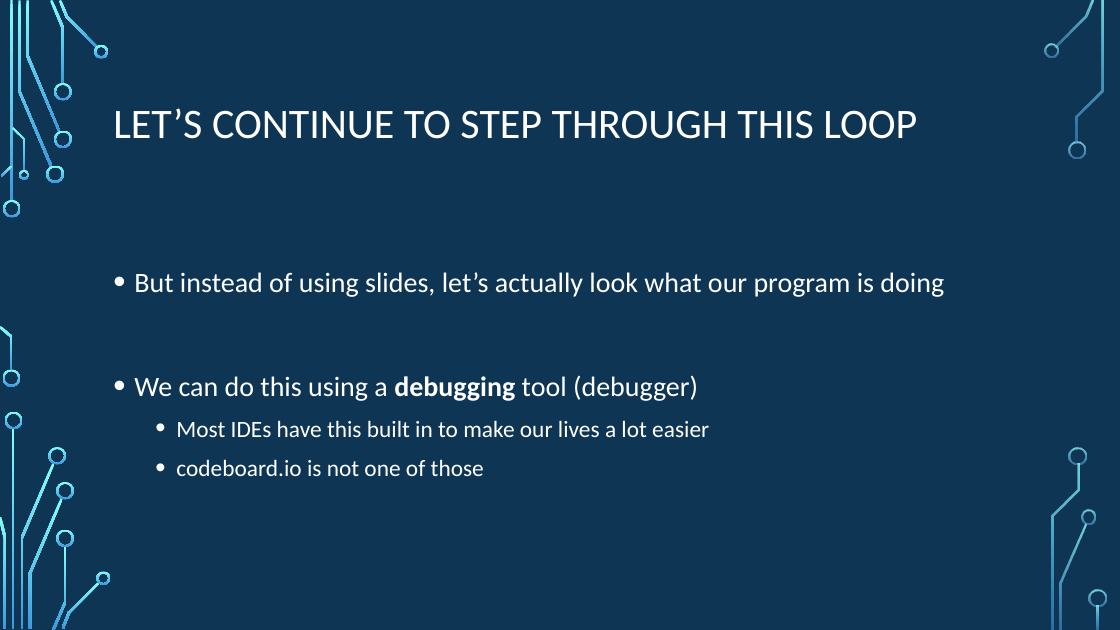
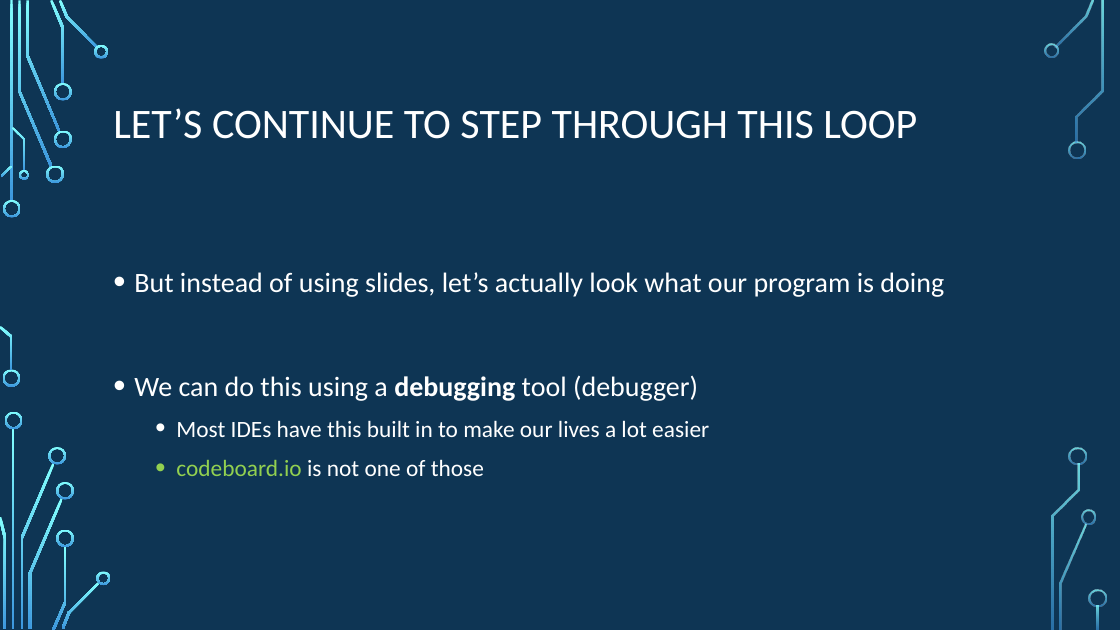
Before and after one commit to psypdt/ZIS_C-_Summer_Course_2019, a slide deck: slide 32 of Day_3/Day_3.pptx. Drawn at 1120x630 pixels with LibreOffice and Linux fonts; fonts in the diff are those of the drawing; background and template pictures are left out. Boxes give left, top, right and bottom in pixels: in the first picture for what was removed or moved away, otherwise in the second. Text is boxed around its words. In the diff, an @@ line names an element or a change of style, - is before the commit and + after.

```diff
--- a/Day_3/Day_3.pptx
+++ b/Day_3/Day_3.pptx
@@ text at (176, 459, 484, 476): text colour #FFFFFF to #92D050 in "codeboard.io" @@
```
Also in this commit, not shown: 22 other slides changed, 4 slides added.
